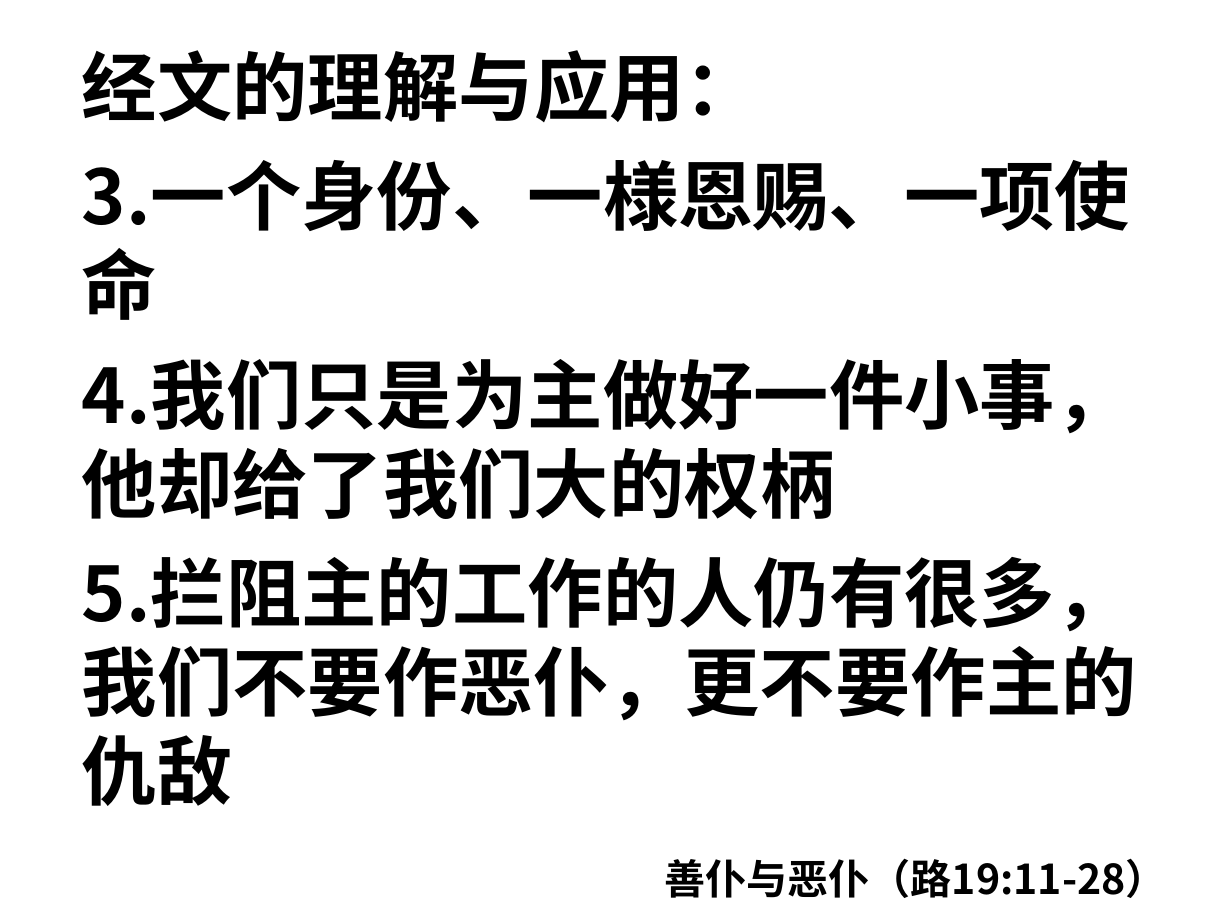
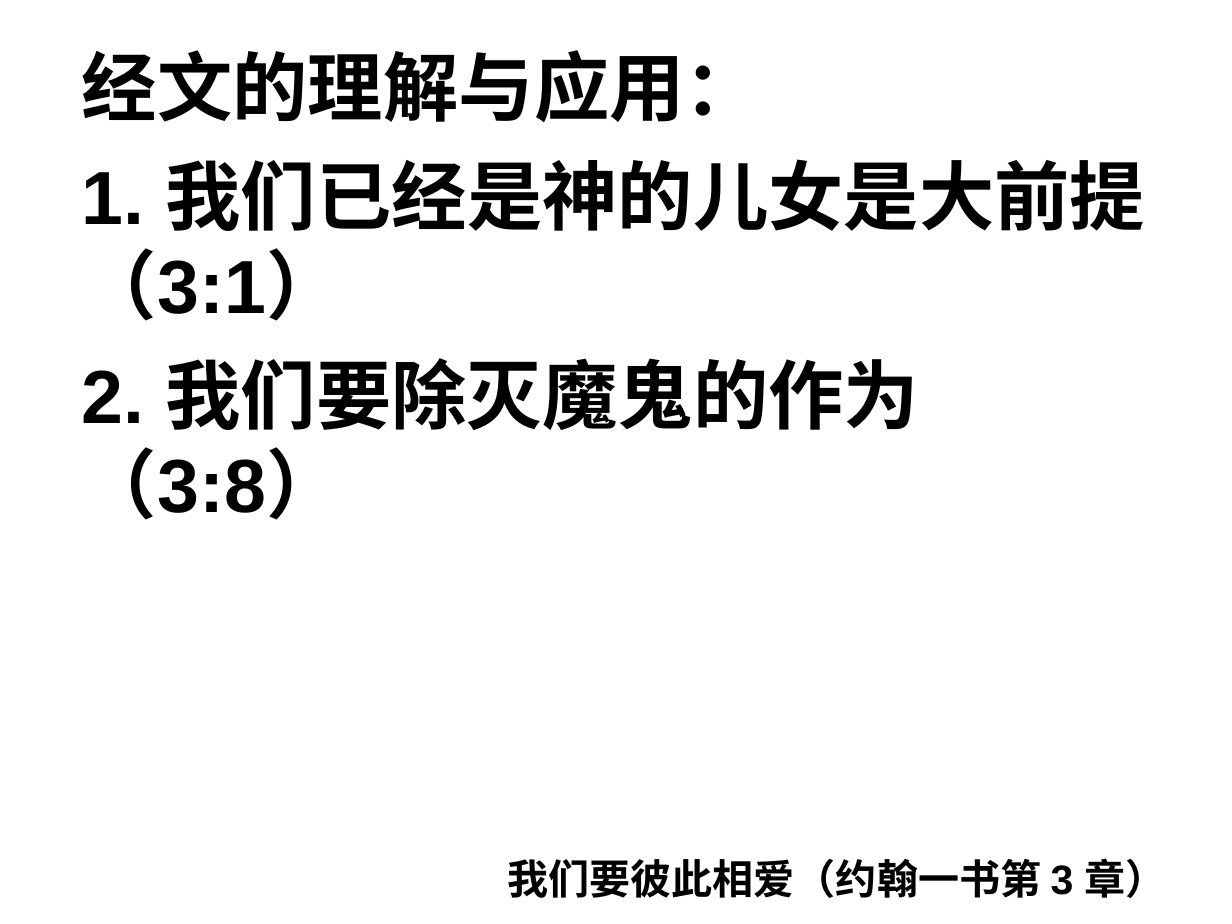
Before and after one commit to jackey-qiu/pyworship, a slide deck: slide 104 of 2023-09-03.pptx (slide 94 before the commit). Drawn at 1232x924 pixels with LibreOffice and Linux fonts; fonts in the diff are those of the drawing. Boxes give left, top, right and bottom in pixels: in the first picture for what was removed or moved away, otherwise in the second. Text is boxed around its words. In the diff, an @@ line names an element or a change of style, - is before the commit and + after.

```diff
--- a/2023-09-03.pptx
+++ b/2023-09-03.pptx
@@ text at box(82, 159, 1145, 520): text changed; font Noto Sans CJK SC to Arial @@
-3.一个身份、一様恩赐、一项使命
-4.我们只是为主做好一件小事，他却给了我们大的权柄
-5.拦阻主的工作的人仍有很多，我们不要作恶仆，更不要作主的仇敌
+1. 我们已经是神的儿女是大前提（3:1）
+2. 我们要除灭魔鬼的作为（3:8）
@@ text at box(507, 858, 1167, 898): text changed; font Noto Sans CJK SC to Arial @@
-善仆与恶仆（路19:11-28）
+我们要彼此相爱（约翰一书第 3 章）
```
Also in this commit, not shown: 38 other slides changed, 82 slides added, 64 slides removed, 14 other files.
